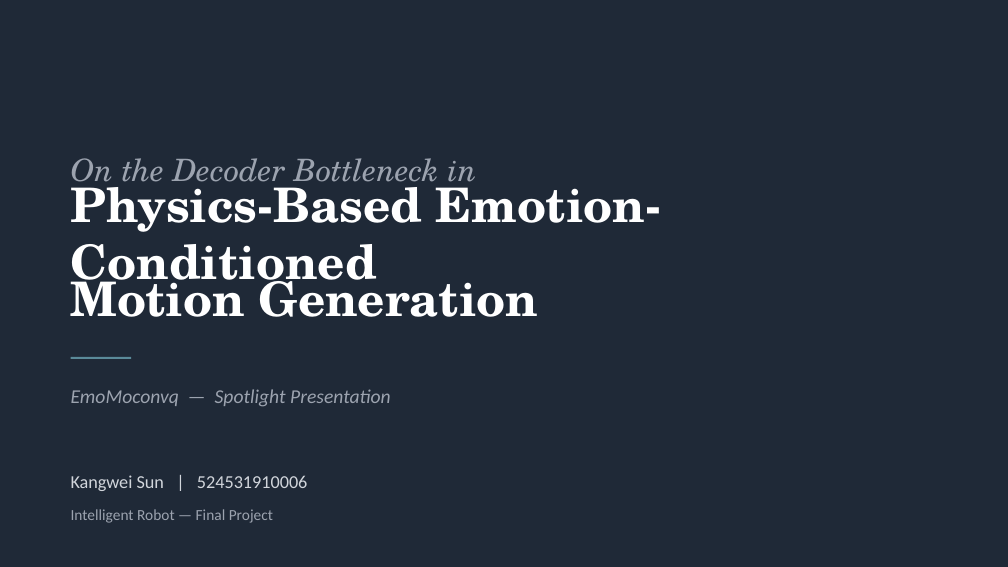
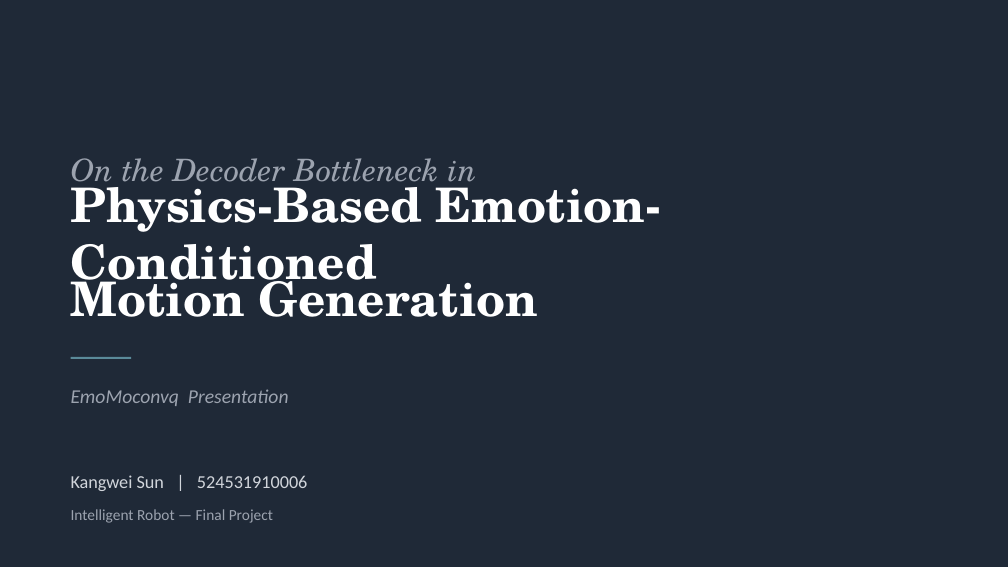
Before and after one commit to Sunkw1224/EmoMoconvq, a slide deck: slide 1 of ppt_build/EmoMoconvq_spotlight.pptx. Drawn at 1008x567 pixels with LibreOffice and Linux fonts; fonts in the diff are those of the drawing. Boxes give left, top, right and bottom in pixels: in the first picture for what was removed or moved away, otherwise in the second. Text is boxed around its words. In the diff, an @@ line names an element or a change of style, - is before the commit and + after.

Commit message:
Update spotlight deck and presentation scripts

```diff
--- a/ppt_build/EmoMoconvq_spotlight.pptx
+++ b/ppt_build/EmoMoconvq_spotlight.pptx
@@ text at (71, 389, 289, 406): text changed @@
-EmoMoconvq — Spotlight Presentation
+EmoMoconvq Presentation
```
Also in this commit, not shown: 2 other slides changed, 2 other files.
